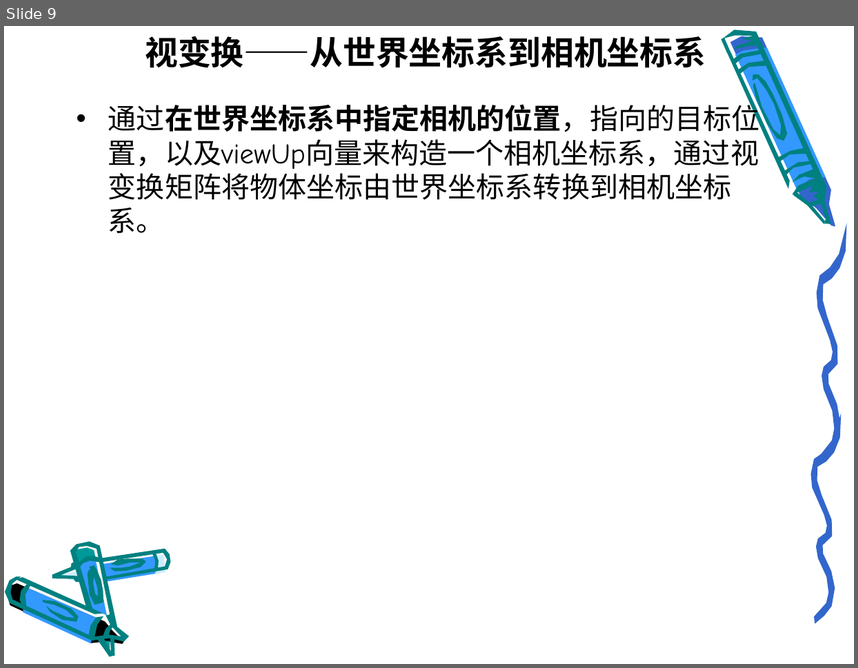
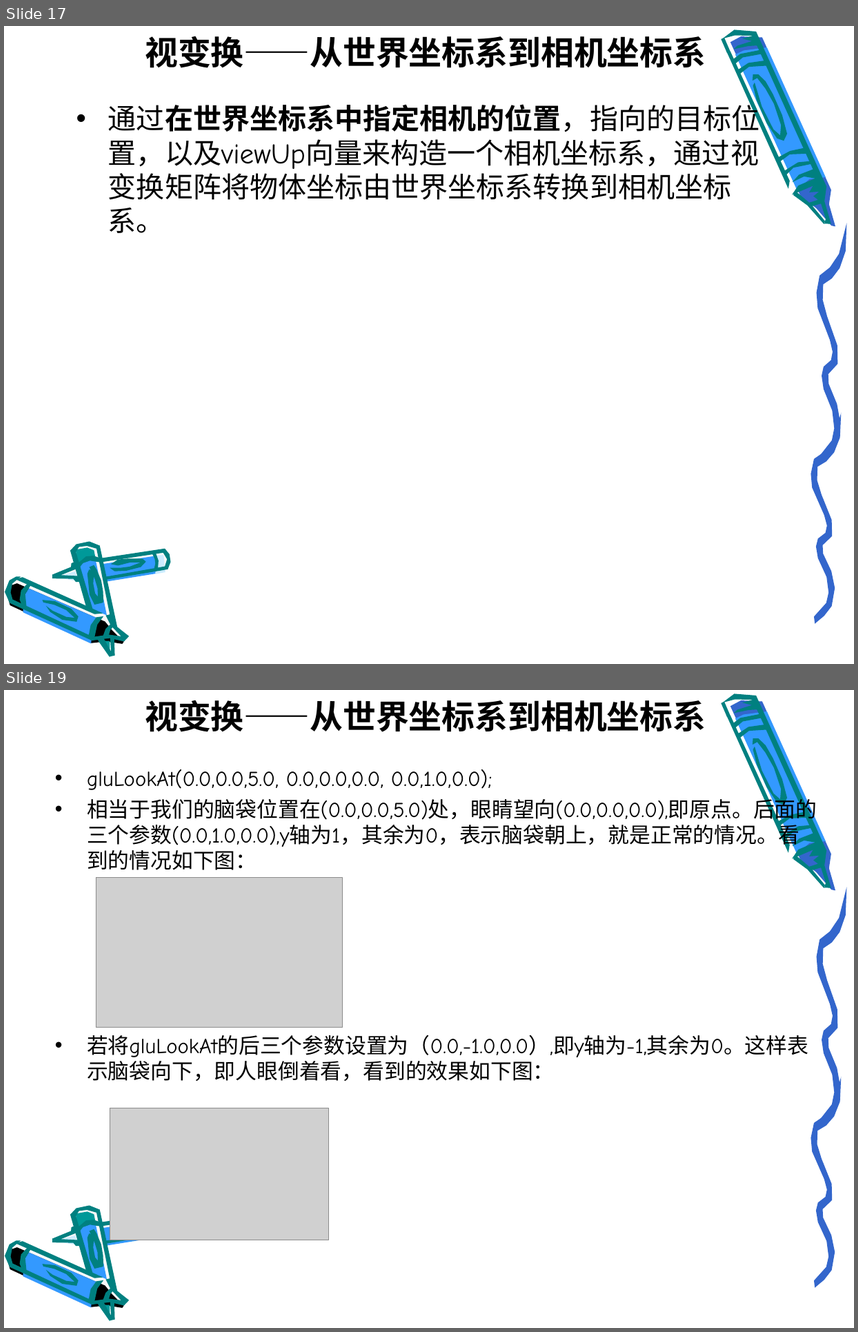
Before and after one commit to gudianxiaoshuo/openglES, a slide deck: PPT/模型转换.ppt. Shown one above the other, each under a label of ours: slide 9 before the commit, slides 17 and 19 after it; the slides between them are not shown. The pictures are 858x668 and 858x1332 pixels, drawn with LibreOffice and Linux fonts; fonts in the diff are those of the drawing; grey boxes stand for pictures; background and template pictures are left out. Boxes give left, top, right and bottom in pixels: in the first picture for what was removed or moved away, otherwise in the second. Text is boxed around its words. In the diff, an @@ line names an element or a change of style, - is before the commit and + after.

Commit message:
模型变换PPT

```diff
--- a/PPT/模型转换.ppt
+++ b/PPT/模型转换.ppt
@@ slide 19 added at [4, 690, 854, 1328], background picture (left out); not listed: 35 template elements that a slide beside it also shows @@
@@ title added at [145, 700, 706, 732], 28 pt, text #000000, bold @@
+视变换——从世界坐标系到相机坐标系
@@ text added at [87, 769, 817, 1081], 18 pt, text #000000 @@
+• gluLookAt(0.0,0.0,5.0, 0.0,0.0,0.0, 0.0,1.0,0.0);
+• 相当于我们的脑袋位置在(0.0,0.0,5.0)处，眼睛望向(0.0,0.0,0.0),即原点。后面的三个参数(0.0,1.0,0.0),y轴为1，其余为0，表示脑袋朝上，就是正常的情况。看到的情况如下图：
+• 若将gluLookAt的后三个参数设置为（0.0,-1.0,0.0）,即y轴为-1,其余为0。这样表示脑袋向下，即人眼倒着看，看到的效果如下图：
@@ picture added at [96, 878, 342, 1027] @@
@@ picture added at [110, 1108, 329, 1240] @@
@@ what was slide 9 is now slide 17 @@
```
Also in this commit, not shown: 11 slides changed, 14 other slides added, 70 slides removed.
